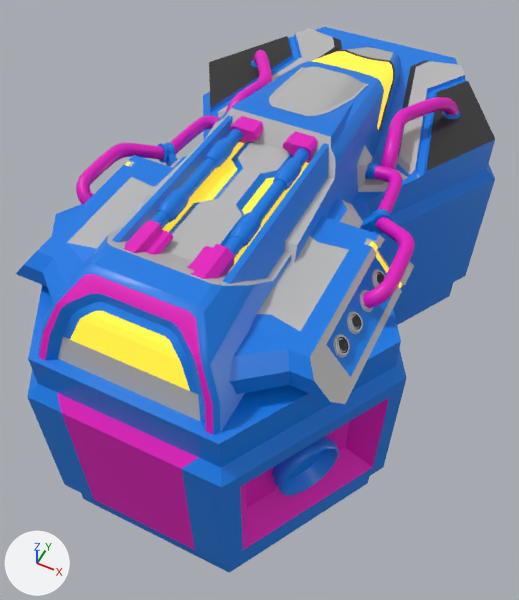
What one commit did to the FBX model Assets/04_Meshes/ShipModules/TieDowns/SM_Module_Bridge_Hex2.fbx.
Rendered twice from a camera (50 mm lens) standing at (2.7, -4.37, 6.7) and looking at (-0.01, 1.05, -0.08). The lights are fixed; the arrows at lower left show +X, +Y and +Z. The picture after the commit comes second. Where no turn or scale is listed for an object, it has been applied to the vertices. Vertices at exactly the same position are counted once.

The older version as bpy lines, for what is in view:
```python
me_cylinder_017 = bpy.data.meshes.new('Cylinder.017')
me_cylinder_017.from_pydata(...)  # 3660 vertices, 3373 faces; spans x -2.14..2.14, y -1.85..5.31, z -1.4..2.3
# faces by material slot: [1163, 853, 752, 527, 42, 36]
me_cylinder_017.materials.append(mat_primary_001)  # blue #007ce7
me_cylinder_017.materials.append(mat_tertiary_001)  # pink #e700c1
me_cylinder_017.materials.append(mat_secondary_001)  # grey #bcbcbc
me_cylinder_017.materials.append(mat_backup_bac_001)  # black #2a2a2a
me_cylinder_017.materials.append(mat_window_001)  # yellow #e7c333, glowing yellow #e7c333
me_cylinder_017.materials.append(mat_detailshadow_003)  # black #2a2a2a
ob_sm_module_bridge_base_ring_lp_001 = bpy.data.objects.new('SM_Module_Bridge_Base_Ring_LP.001', me_cylinder_017)
ob_sm_module_bridge_base_ring_lp_001.location = (0.0, 0.0, 0.0)
```
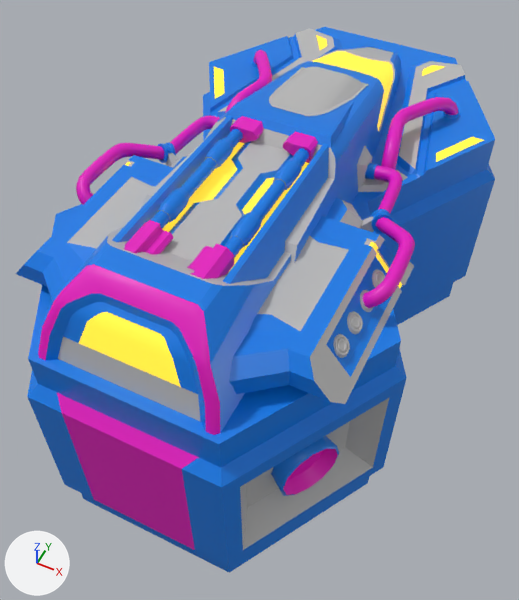
Commit message: [*]Updated SM_Module_Bridge_Hex2

Changed parts and their boxes (x1, y1, x2, y2) in the pictures (519 x 600 px; the box of a moved part takes in the faces that stretch with it):
part 1 of me_cylinder_017, moved or reshaped
    both: (27, 27, 495, 573)
part 2 of me_cylinder_017, recoloured
    both: (38, 264, 338, 495)
part 3 of me_cylinder_017, recoloured
    both: (157, 153, 379, 250)
part 4 of me_cylinder_017, recoloured (pink to grey)
    both: (240, 398, 389, 550)
part 5 of me_cylinder_017, recoloured
    both: (218, 111, 415, 174)
part 6 of me_cylinder_017, recoloured
    both: (318, 31, 429, 156)
part 7 of me_cylinder_017, recoloured
    both: (338, 272, 385, 353)
part 8 of me_cylinder_017, recoloured
    both: (320, 50, 395, 132)

What the commit changed:
me_cylinder_017 is used by ob_sm_module_bridge_base_ring_lp_001; location (0.0, 0.0, 0.0).
me_cylinder_017 had 3660 vertices, 3373 faces and spanned x -2.14..2.14, y -1.85..5.31, z -1.4..2.3.
me_cylinder_017 now has 3563 vertices, 3295 faces and spans x -2.14..2.14, y -1.85..5.31, z -1.4..2.3.
Part 1, on me_cylinder_017:
166 vertices are removed from x -1.65..1.65, y -1.17..4.64, z -0.38..2.29.
277 faces are deleted.
3 vertices in x 0.38..0.46, y 4.67..4.77, z 1.4 move by (0.01, 0.0, 0.0).
13 vertices move from x -0.62..1.01, y -1.52..4.74, z 1.4..2.03 to x -0.53..0.95, y -1.52..4.74, z 1.4..2.04.
69 vertices are added at x -1.89..1.89, y -1.08..4.82, z -0.35..1.99.
138 new faces join them, mat_primary_001 (blue #007ce7).
4 new faces join them, mat_window_001 (yellow #e7c333, glowing yellow #e7c333).
25 new faces join them, mat_secondary_001 (grey #bcbcbc).
32 new faces join them, mat_tertiary_001 (pink #e700c1).
me_cylinder_017 part 2: 107 faces spanning x -1.73..1.73, y -1.7..4.66, z -0.35..2.3 switch from mat_primary_001 (blue #007ce7) to mat_tertiary_001 (pink #e700c1).
me_cylinder_017 part 3: 33 faces spanning x -1.48..1.48, y -0.21..1.26, z 1.38..2.25 switch from mat_primary_001 (blue #007ce7) to mat_secondary_001 (grey #bcbcbc).
me_cylinder_017 part 4: 20 faces spanning x -2.04..2.04, y -1.69..5.15, z -0.7..0.7 switch from mat_tertiary_001 (pink #e700c1) to mat_secondary_001 (grey #bcbcbc).
me_cylinder_017 part 5: 2 faces spanning x -1.31..1.31, y 2.41..2.63, z 1.4..1.45 switch from mat_secondary_001 (grey #bcbcbc) to mat_primary_001 (blue #007ce7).
me_cylinder_017 part 6: 6 faces spanning x -1.14..1.14, y 2.6..5.04, z 1.4..1.45 switch from mat_backup_bac_001 (black #2a2a2a) to mat_primary_001 (blue #007ce7).
me_cylinder_017 part 7: 512 faces spanning x -1.65..1.65, y -0.56..0.52, z 1.58..1.71 switch from mat_backup_bac_001 (black #2a2a2a) to mat_secondary_001 (grey #bcbcbc).
me_cylinder_017 part 8: 34 faces spanning x -0.71..0.71, y 2.81..4.3, z 1.52..1.92 switch from mat_detailshadow_003 (black #2a2a2a) to mat_secondary_001 (grey #bcbcbc).
